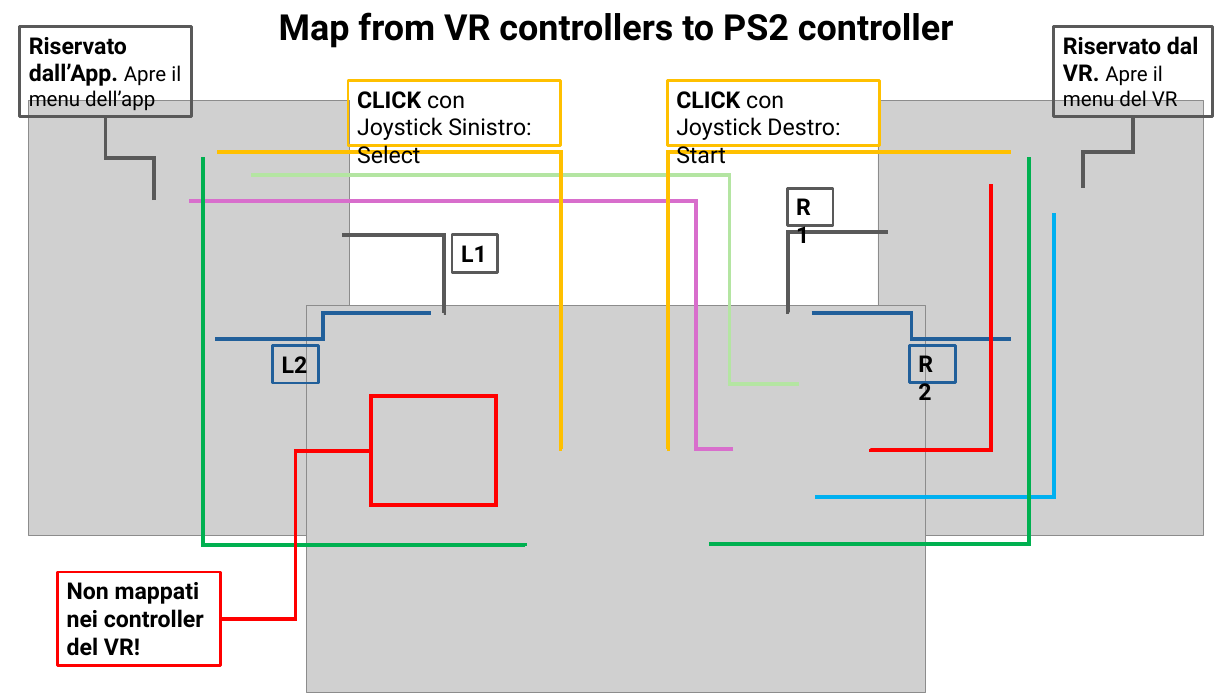
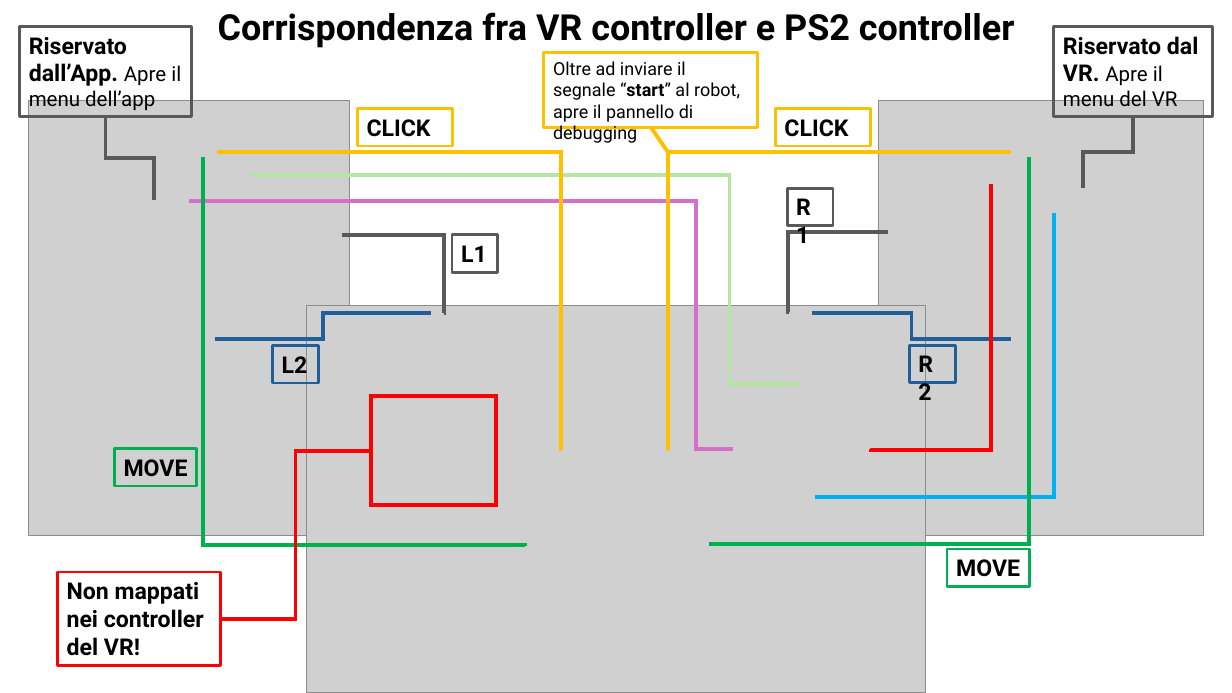
Before and after one commit to irotaicnoc/yahboom_rdk_x3_robot, a slide deck: slide 1 of sunriseRobot/app_SunriseRobot/info/vr_controller_map_it.pptx. Drawn at 1232x693 pixels with LibreOffice and Linux fonts; fonts in the diff are those of the drawing; grey boxes stand for pictures. Boxes give left, top, right and bottom in pixels: in the first picture for what was removed or moved away, otherwise in the second. Text is boxed around its words. In the diff, an @@ line names an element or a change of style, - is before the commit and + after.

Commit message:
updated vr controller buttons and mapping

```diff
--- a/sunriseRobot/app_SunriseRobot/info/vr_controller_map_it.pptx
+++ b/sunriseRobot/app_SunriseRobot/info/vr_controller_map_it.pptx
@@ text at [218,12,1015,48]: text changed @@
-Map from VR controllers to PS2 controller
+Corrispondenza fra VR controller e PS2 controller
@@ rectangle added at [544,53,758,128], outline #FFC000 2.25 pt, 14 pt, text #000000 @@
+Oltre ad inviare il segnale “start” al robot, apre il pannello di debugging
@@ rectangle removed at [667,80,880,146] @@
-CLICK con Joystick Destro: Start
@@ rectangle "CLICK": place and size @@
-rectangle "CLICK" at [348,80,561,146]
+rectangle "CLICK" at [358,109,453,146]
@@ text in rectangle at [367,119,431,137]: text changed; bold on @@
-CLICK con Joystick Sinistro: Select
+CLICK
@@ rectangle added at [775,109,871,146], outline #FFC000 2.25 pt, 18 pt, text #000000, bold @@
+CLICK
@@ line added from (668, 152) to (651, 128), #FFC000 3 pt @@
@@ rectangle added at [115,449,197,486], outline #00B050 2.25 pt, 18 pt, text #000000, bold @@
+MOVE
@@ rectangle added at [947,549,1030,586], outline #00B050 2.25 pt, 18 pt, text #000000, bold @@
+MOVE
```
Also in this commit, not shown: 3 other files.
